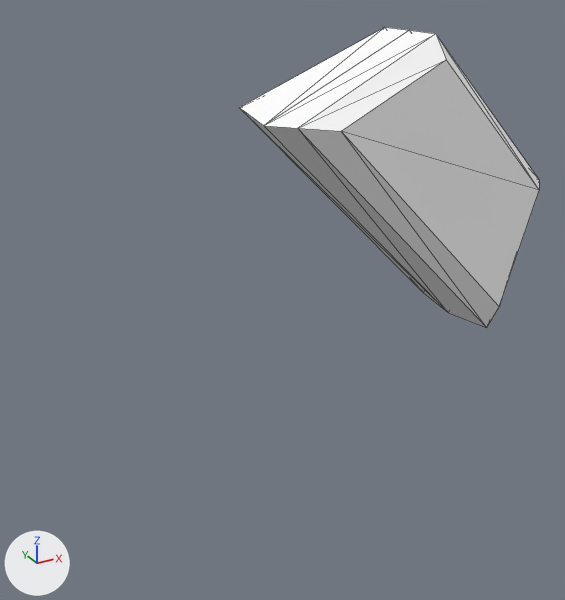
Renders of the OBJ model Assets/Art/Nova1492/GXConverted/Models/Unknown/Review/datan_common_e0f86399.obj from each side of a commit.
One viewpoint serves both versions: a 50 mm camera at (1.77, -16.17, 19.82) aimed at (10.87, 0.38, 11.55). The axes (+X, +Y, +Z) are drawn at lower left. The lights are the same throughout. The older version comes first. Mesh edges are drawn as thin lines. Where no turn or scale is listed for an object, it has been applied to the vertices.

Objects in the first picture: 'datan_common_e0f86399'.
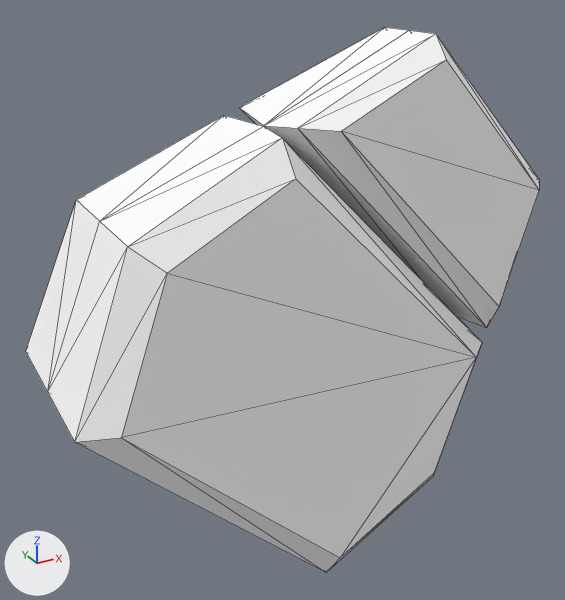
The edits, one by one:
Mesh me_datan_common_e0f86399_mesh01 is new.
It has 18 vertices, 28 faces and spans x 4.56..16.3, y 0.0..2.72, z 4.53..16.26.
It uses material mat_datan_common_e0f86399 (its picture is missing).
Mesh me_datan_common_e0f86399_mesh00 is new.
It has 18 vertices, 28 faces and spans x 4.56..16.3, y -2.72..0.0, z 4.53..16.26.
It uses material mat_datan_common_e0f86399 (its picture is missing).
Object 'datan_common_e0f86399_mesh01' (ob_datan_common_e0f86399_mesh01) is new; it shows me_datan_common_e0f86399_mesh01.
Its location is (0.0, 0.0, 0.0).
Object 'datan_common_e0f86399_mesh00' (ob_datan_common_e0f86399_mesh00) is new; it shows me_datan_common_e0f86399_mesh00.
Its location is (0.0, 0.0, 0.0).

What differs and where, as boxes (x1, y1, x2, y2) in the pictures (565 x 600 px):
'datan_common_e0f86399_mesh00', added: after (48, 126, 482, 573)
'datan_common_e0f86399_mesh01', added: after (26, 116, 263, 392)
